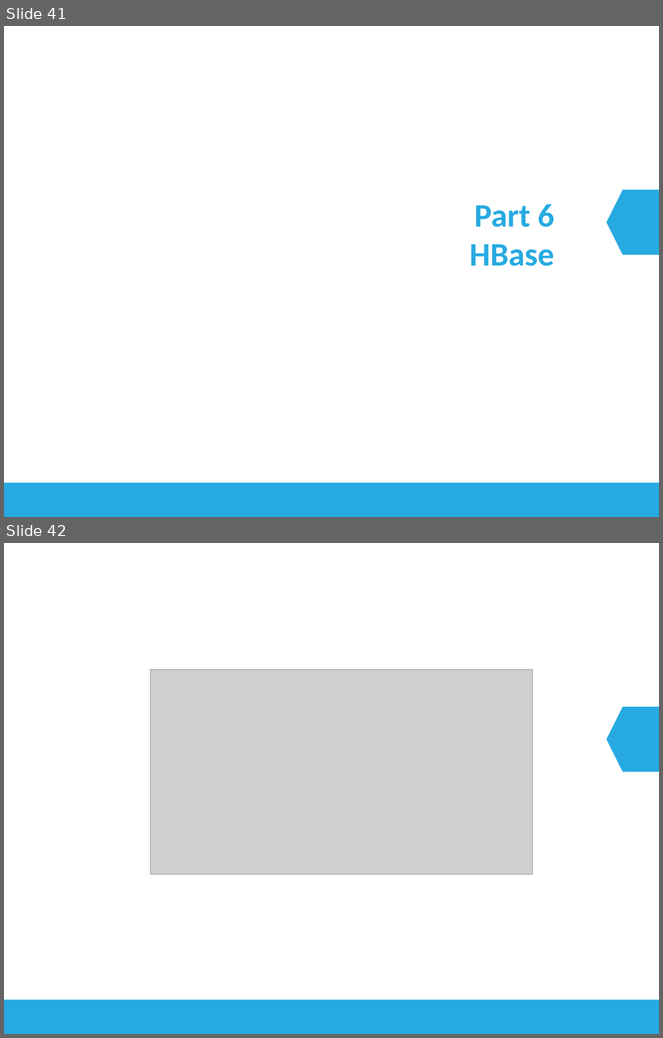
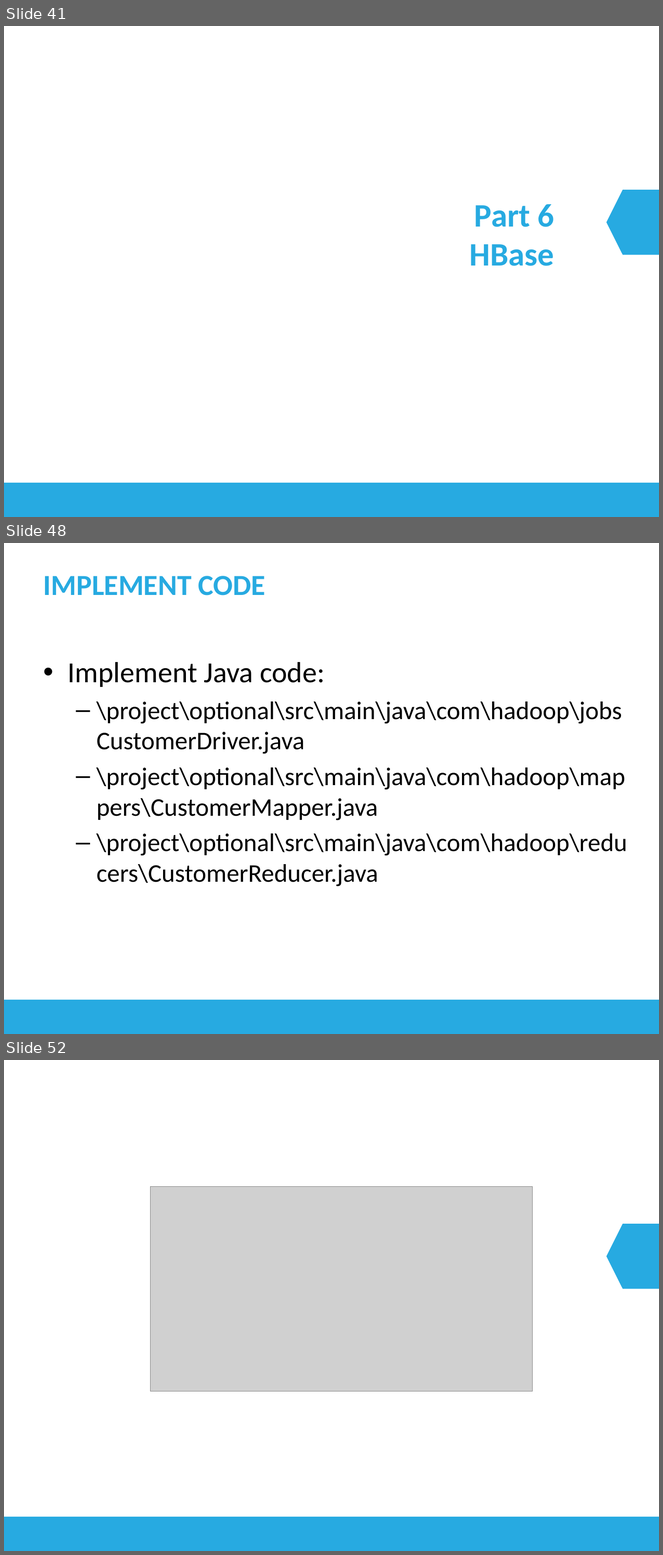
Before and after one commit to longhuynh/BigData, a slide deck: docs/Presentation.pptx. Shown one above the other, each under a label of ours: slides 41 and 42 before the commit, slides 41, 48 and 52 after it; the slides between them are not shown. The pictures are 663x1038 and 663x1555 pixels, drawn with LibreOffice and Linux fonts; fonts in the diff are those of the drawing; grey boxes stand for pictures. Boxes give left, top, right and bottom in pixels: in the first picture for what was removed or moved away, otherwise in the second. Text is boxed around its words. In the diff, an @@ line names an element or a change of style, - is before the commit and + after.

```diff
--- a/docs/Presentation.pptx
+++ b/docs/Presentation.pptx
@@ slide 48 added at (4, 543, 659, 1034), background #FFFFFF; not listed: 1 template element that a slide beside it also shows @@
@@ title added at (43, 576, 266, 596), 32 pt, text #27AAE1, bold @@
+IMPLEMENT CODE
@@ text added at (68, 662, 627, 887), 28 pt, text #000000 @@
+• Implement Java code:
+  – \project\optional\src\main\java\com\hadoop\jobs CustomerDriver.java
+  – \project\optional\src\main\java\com\hadoop\mappers\CustomerMapper.java
+  – \project\optional\src\main\java\com\hadoop\reducers\CustomerReducer.java
@@ what was slide 42 is now slide 52 @@
```
Also in this commit, not shown: 2 slides changed, 10 other slides added, 1 slide removed.
